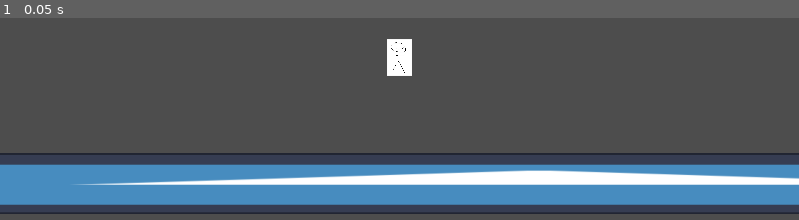
Above: before the commit, frame 1.
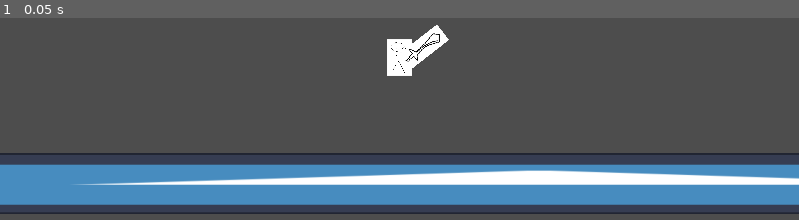
Above: after the commit, the same moment.

Repository: funny-man-jpg/Final-Project
Game: Godot game, scene res://main.tscn
Same seed, same stepped clock (60 frames per second), same inputs: the game is played once before the commit and once after it. The engine's default icon, where the game draws it, is replaced by a stand-in: a white triangle on a blue panel in a dark square.
Inputs:
- Up to frame 1 (0.05 s): no input

The runs differ from the first frame. In frame 1, 0.5% of the frame differs, in the area x 49-57%, y 3-25%.
Error before the commit: Invalid operands 'float' and 'Vector2' in operator '+'. (res://player.gd:24)
Error after the commit: Invalid operands 'float' and 'Vector2' in operator '+'. (res://player.gd:25)

Commit message:
added attacking, added hitboxes, added hurtboxes, added a sword on the main character

Diff:
--- /dev/null
+++ b/HitBox.gd
@@ -0,0 +1,8 @@
+class_name HitBox
+extends Area2D
+
+@export var damage = 10
+
+func _init():
+	collision_layer = 2
+	collision_mask = 0
--- /dev/null
+++ b/HurtBox.gd
@@ -0,0 +1,16 @@
+class_name HurtBox
+extends Area2D
+
+func _init():
+	collision_layer = 2
+	collision_mask = 0
+
+func _ready() -> void:
+	connect("area_entered", self._on_area_entered)
+
+func _on_area_entered(	hitbox: HitBox) -> void:
+	if hitbox == null:
+		return
+
+	if owner.has_method("take_damage"):
+		owner.take_damage()
--- a/player.gd
+++ b/player.gd
@@ -3,6 +3,7 @@
 
 const MAXSPEED = 500.0
 const ACCEL = 2000
+var flipped = false
 
 @export var jump_height : float
 @export var jump_time_to_peak: float
@@ -23,6 +24,8 @@
 	if not is_on_floor():
 		velocity.y += get_gravity() * delta
 
+
+
 	# Handle jump.
 	if Input.is_action_just_pressed("jump") and is_on_floor():
 		velocity.y = jump_velocity
@@ -30,10 +33,32 @@
 	# Get the input direction and handle the movement/deceleration.
 	# As good practice, you should replace UI actions with custom gameplay actions.
 	var direction = Input.get_axis("move_left", "move_right")
+	# if someone has a more efficient way for this please fix it
+	var swordPosition = position.x - $sword.position.x
+	#Use linear algebra later
+	if direction > 0:
+		$AnimatedSprite2D.flip_h = false
+		$sword.position.x = 35
+		if flipped == true:
+			flipped = false
+			$sword.scale.x *= -1
+	elif direction < 0:
+		$AnimatedSprite2D.flip_h = true
+		$sword.position.x = -35
+		if flipped == false:
+			flipped = true
+			$sword.scale.x *= -1
+
 	if direction:
 		velocity.x += direction * ACCEL * delta
 	else:
 		velocity.x = lerp(velocity.x, 0.0, 0.2)
 	velocity.x = clamp(velocity.x, -MAXSPEED, MAXSPEED)
 
+	attack()
 	move_and_slide()
+
+func attack():
+	if Input.is_action_just_pressed("attack"):
+		$sword/AnimationPlayer.play("swing")
+		$sword/AnimationPlayer.queue("RESET")
--- a/player.tscn
+++ b/player.tscn
@@ -1,7 +1,8 @@
-[gd_scene load_steps=5 format=3 uid="uid://bmmoiannutw30"]
+[gd_scene load_steps=6 format=3 uid="uid://bmmoiannutw30"]
 
 [ext_resource type="Texture2D" uid="uid://dmy02bctd5msi" path="res://assets/player.png" id="1_4vavj"]
 [ext_resource type="Script" path="res://player.gd" id="1_yvb2d"]
+[ext_resource type="PackedScene" uid="uid://bskw17xq508gr" path="res://sword.tscn" id="3_84e25"]
 
 [sub_resource type="SpriteFrames" id="SpriteFrames_ifkcn"]
 animations = [{
@@ -23,7 +24,6 @@
 jump_height = 200.0
 jump_time_to_peak = 0.6
 jump_time_to_descent = 0.5
-metadata/_edit_group_ = true
 
 [node name="AnimatedSprite2D" type="AnimatedSprite2D" parent="."]
 position = Vector2(3.05176e-05, -3.8147e-06)
@@ -32,3 +32,7 @@
 
 [node name="CollisionShape2D" type="CollisionShape2D" parent="."]
 shape = SubResource("CapsuleShape2D_01rcu")
+
+[node name="sword" parent="." instance=ExtResource("3_84e25")]
+position = Vector2(35, -9)
+scale = Vector2(1, 1)
--- /dev/null
+++ b/sword.tscn
@@ -0,0 +1,93 @@
+[gd_scene load_steps=7 format=3 uid="uid://bskw17xq508gr"]
+
+[ext_resource type="Texture2D" uid="uid://2fl1fu2fs82w" path="res://assets/sword.png" id="1_blcox"]
+[ext_resource type="Script" path="res://HitBox.gd" id="2_aokph"]
+
+[sub_resource type="CapsuleShape2D" id="CapsuleShape2D_ciwkw"]
+radius = 47.0
+height = 160.0
+
+[sub_resource type="Animation" id="Animation_8an24"]
+resource_name = "swing"
+length = 0.319
+tracks/0/type = "value"
+tracks/0/imported = false
+tracks/0/enabled = true
+tracks/0/path = NodePath("Sprite2D:rotation")
+tracks/0/interp = 1
+tracks/0/loop_wrap = true
+tracks/0/keys = {
+"times": PackedFloat32Array(0, 0.1, 0.3),
+"transitions": PackedFloat32Array(1, 1, 1),
+"update": 0,
+"values": [0.445327, -0.0228117, 2.37655]
+}
+tracks/1/type = "value"
+tracks/1/imported = false
+tracks/1/enabled = true
+tracks/1/path = NodePath("Sprite2D/HitBox/CollisionShape2D:disabled")
+tracks/1/interp = 1
+tracks/1/loop_wrap = true
+tracks/1/keys = {
+"times": PackedFloat32Array(0, 0.3, 0.3001),
+"transitions": PackedFloat32Array(1, 1, 1),
+"update": 1,
+"values": [false, false, true]
+}
+
+[sub_resource type="Animation" id="Animation_dh56r"]
+length = 0.001
+tracks/0/type = "value"
+tracks/0/imported = false
+tracks/0/enabled = true
+tracks/0/path = NodePath("Sprite2D:rotation")
+tracks/0/interp = 1
+tracks/0/loop_wrap = true
+tracks/0/keys = {
+"times": PackedFloat32Array(0),
+"transitions": PackedFloat32Array(1),
+"update": 0,
+"values": [0.908612]
+}
+tracks/1/type = "value"
+tracks/1/imported = false
+tracks/1/enabled = true
+tracks/1/path = NodePath("Sprite2D/HitBox/CollisionShape2D:disabled")
+tracks/1/interp = 1
+tracks/1/loop_wrap = true
+tracks/1/keys = {
+"times": PackedFloat32Array(0),
+"transitions": PackedFloat32Array(1),
+"update": 1,
+"values": [true]
+}
+
+[sub_resource type="AnimationLibrary" id="AnimationLibrary_dbbo0"]
+_data = {
+"RESET": SubResource("Animation_dh56r"),
+"swing": SubResource("Animation_8an24")
+}
+
+[node name="sword" type="Node2D"]
+
+[node name="Sprite2D" type="Sprite2D" parent="."]
+position = Vector2(2.00001, 0)
+rotation = 0.908612
+scale = Vector2(0.511712, 0.486826)
+texture = ExtResource("1_blcox")
+offset = Vector2(1.07372, -50.3815)
+metadata/_edit_group_ = true
+
+[node name="HitBox" type="Area2D" parent="Sprite2D"]
+script = ExtResource("2_aokph")
+metadata/_edit_group_ = true
+
+[node name="CollisionShape2D" type="CollisionShape2D" parent="Sprite2D/HitBox"]
+position = Vector2(2.15121, -92.9966)
+shape = SubResource("CapsuleShape2D_ciwkw")
+disabled = true
+
+[node name="AnimationPlayer" type="AnimationPlayer" parent="."]
+libraries = {
+"": SubResource("AnimationLibrary_dbbo0")
+}
Not shown, changed: README.md
